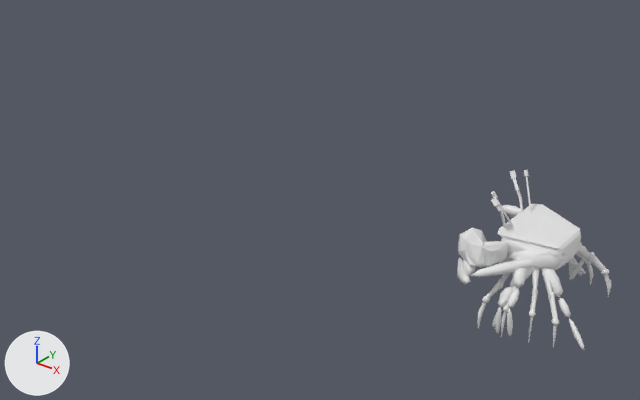
What one commit did to the FBX model Assets/Models/fbx/crab_forward.FBX.
One viewpoint serves both versions: a 50 mm camera at (0.285, -0.562, 0.44) aimed at (-0.257, 0.115, 0.02). Every picture has the same lights, and +X, +Y and +Z are marked at lower left. Both versions are drawn at frame 99 of the action 'Take 001'; the numbers are the values there.

In view in the first picture: 'ChamferBox001', 'CrabHub', 'CrabLArm2', 'CrabLLeg11', 'CrabLLeg21', 'CrabLLeg41'.
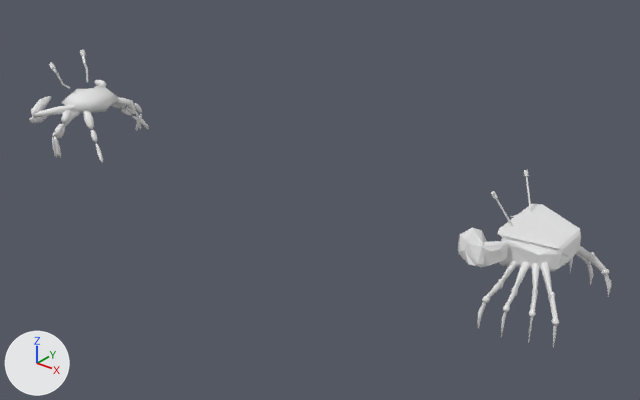
The change, as a list of edits to the scene's bpy script:
```text
Change ob_crablleg21:
    ob_crablleg21.rotation_euler: (1.148, -0.385, -2.396) -> (1.148, -0.378, -2.381)  # degrees (66, -22, -137) -> degrees (66, -22, -136)
Change ob_crabhub:
    ob_crabhub.location: (0.0049, 0.0956, 0.0532) -> (-0.6168, 0.0956, 0.0532)
    ob_crabhub.rotation_euler: (0.152, -1.523, 1.571) -> (0.152, -1.517, 1.571)  # degrees (8.7, -87, 90)
Change ob_crabrarm1:
    ob_crabrarm1.rotation_euler: (-0.189, 1.943, -1.435) -> (-0.206, 1.942, -1.45)  # degrees (-11, 111, -82) -> degrees (-12, 111, -83)
Change ob_crablleg11:
    ob_crablleg11.rotation_euler: (1.057, -0.894, -2.735) -> (1.047, -0.877, -2.71)  # degrees (61, -51, -157) -> degrees (60, -50, -155)
Change ob_crabrleg1_003:
    ob_crabrleg1_003.rotation_euler: (-0.374, 0.985, -2.184) -> (-0.349, 0.974, -2.135)  # degrees (-21, 56, -125) -> degrees (-20, 56, -122)
Change ob_crablleg41:
    ob_crablleg41.rotation_euler: (-1.773, -2.242, -0.483) -> (-1.79, -2.233, -0.451)  # degrees (-102, -128, -28) -> degrees (-103, -128, -26)
Change ob_crablleg31:
    ob_crablleg31.rotation_euler: (-1.309, -2.505, -0.248) -> (-1.322, -2.505, -0.218)  # degrees (-75, -144, -14) -> degrees (-76, -144, -12)
```

Boxes [x1, y1, x2, y2] around the edits, measured in the pictures (640 x 400 px):
'CrabHub', moved, turned
    before: [507, 247, 573, 270]
    after: [62, 87, 119, 113]
'CrabLArm2', moved, turned
    before: [469, 259, 533, 277]
    after: [32, 105, 76, 117]
'CrabLLeg21', moved, turned
    before: [546, 268, 563, 297]
    after: [83, 110, 94, 129]
'CrabLLeg11', turned, moved
    before: [513, 257, 527, 288]
    after: [61, 104, 72, 123]
'CrabLArmDigit1', moved, turned
    before: [457, 257, 471, 285]
    after: [29, 116, 48, 123]
'CrabLArmPalm', moved, turned
    before: [463, 259, 475, 275]
    after: [31, 96, 51, 115]
'CrabLLeg23', moved, turned
    before: [569, 318, 584, 350]
    after: [96, 143, 103, 163]
'CrabLLeg12', turned, moved
    before: [508, 288, 520, 308]
    after: [54, 123, 64, 136]
'CrabLLeg13', turned, moved
    before: [507, 308, 513, 337]
    after: [54, 137, 61, 158]
'CrabRArm2', turned, moved
    before: [502, 205, 521, 216]
    after: [94, 80, 106, 86]
'CrabLLeg22', moved, turned
    before: [558, 298, 571, 317]
    after: [91, 130, 97, 142]
'CrabLLeg33', turned, moved
    before: [495, 307, 501, 334]
    after: [52, 137, 58, 158]
'CrabLLeg42', turned, moved
    before: [498, 287, 513, 307]
    after: [55, 124, 65, 139]
'CrabRLeg3.003', moved, turned
    before: [569, 259, 585, 281]
    after: [135, 113, 142, 131]
'CrabLLeg41', turned, moved
    before: [512, 267, 534, 287]
    after: [65, 110, 80, 123]
'CrabRLeg1.003', moved, turned (not visible before)
    after: [115, 98, 134, 105]
'CrabRLeg3', moved, turned
    before: [569, 260, 586, 274]
    after: [132, 115, 149, 127]
'CrabEyeL5', moved, turned
    before: [491, 197, 500, 207]
    after: [49, 62, 56, 69]
'CrabLLeg32', turned, moved (not visible afterwards)
    before: [499, 296, 509, 306]
'CrabEyeR4', moved, turned
    before: [512, 178, 519, 191]
    after: [82, 55, 86, 64]
'CrabEyeR5', moved, turned
    before: [510, 171, 516, 179]
    after: [80, 50, 86, 56]
'CrabRLeg3.002', moved, turned
    before: [569, 257, 574, 275]
    after: [136, 111, 141, 130]
'CrabRLeg2.003', moved, turned (not visible before)
    after: [134, 103, 142, 113]
'CrabLLeg31', turned, moved
    before: [510, 268, 529, 289]
    after: [63, 110, 74, 126]
'CrabRLeg2', moved, turned (not visible before)
    after: [121, 108, 131, 116]
'CrabRLeg3.001', moved, turned
    before: [573, 258, 582, 276]
    after: [137, 115, 149, 130]
'CrabEyeL4', moved, turned
    before: [496, 205, 503, 212]
    after: [52, 68, 57, 72]
'CrabEyeL3', moved, turned
    before: [500, 211, 505, 220]
    after: [55, 72, 60, 78]
'CrabEyeR3', moved, turned
    before: [517, 190, 522, 199]
    after: [84, 63, 88, 69]
'CrabRLeg2.001', moved, turned (not visible before)
    after: [126, 107, 136, 114]
'CrabRLeg2.002', moved, turned (not visible before)
    after: [127, 104, 136, 111]
'CrabEyeL2', moved, turned
    before: [502, 219, 506, 227]
    after: [59, 78, 63, 85]
'CrabRArm1', turned, moved (not visible before)
    after: [94, 83, 106, 88]
'CrabLLeg43', turned, moved (not visible afterwards)
    before: [492, 310, 502, 328]
'CrabEyeR1', moved, turned
    before: [520, 206, 523, 212]
    after: [86, 74, 88, 82]
'CrabEyeR2', moved, turned (not visible afterwards)
    before: [519, 198, 523, 206]
'CrabRLeg1.001', moved, turned (not visible before)
    after: [114, 103, 126, 108]
'CrabEyeL1', moved, turned
    before: [504, 227, 511, 230]
    after: [63, 84, 70, 89]
'CrabRLeg1', moved, turned (not visible before)
    after: [111, 104, 120, 108]
